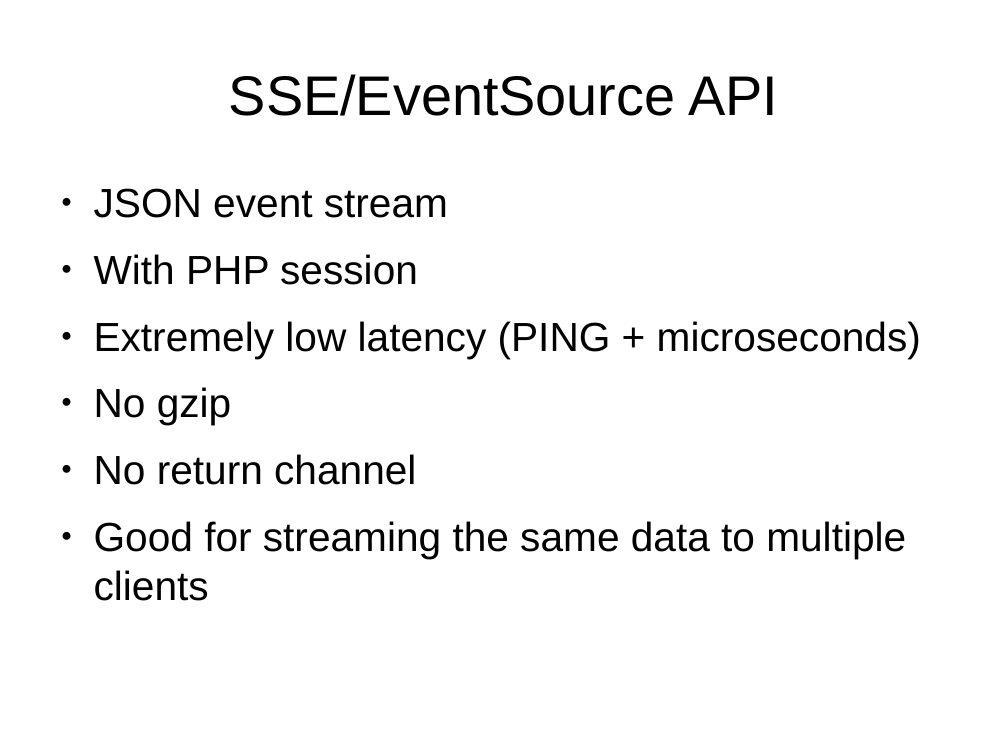
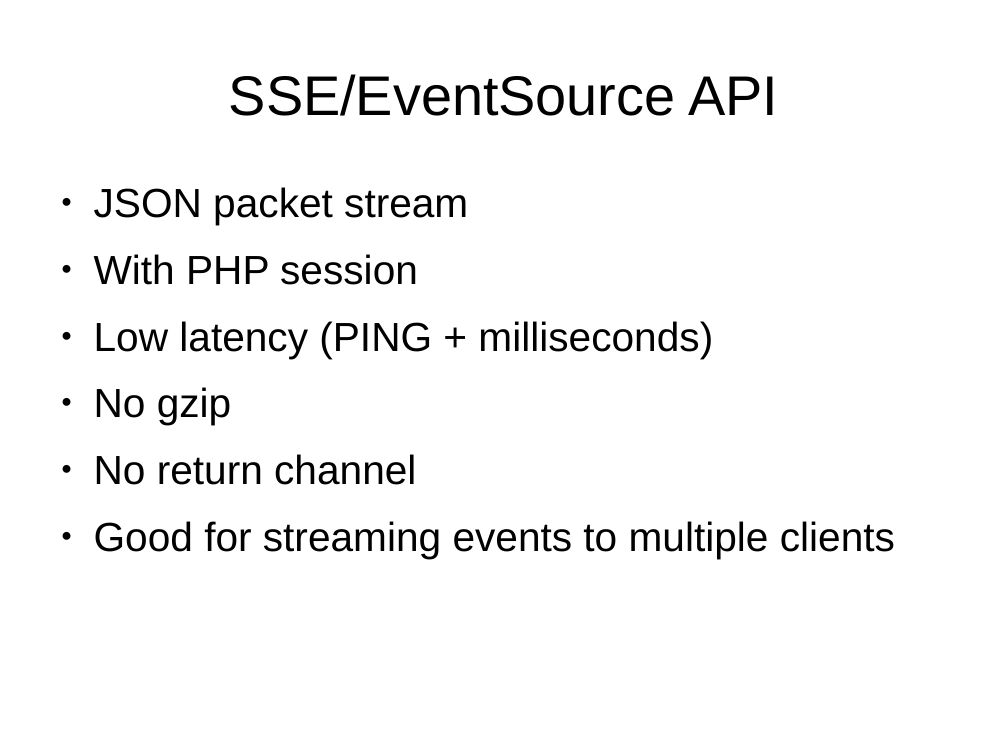
Before and after one commit to fillefrans/pi, a slide deck: slide 17 of doc/tech-presentation-sep-2013.odp (slide 16 before the commit). Drawn at 1008x756 pixels with LibreOffice and Linux fonts; fonts in the diff are those of the drawing. Boxes give left, top, right and bottom in pixels: in the first picture for what was removed or moved away, otherwise in the second. Text is boxed around its words. In the diff, an @@ line names an element or a change of style, - is before the commit and + after.

```diff
--- a/doc/tech-presentation-sep-2013.odp
+++ b/doc/tech-presentation-sep-2013.odp
@@ text at [94, 187, 468, 225]: text changed @@
-● JSON event stream
+● JSON packet stream
@@ text at [94, 321, 713, 358]: text changed @@
-● Extremely low latency (PING + microseconds)
+● Low latency (PING + milliseconds)
@@ text at [94, 521, 895, 559]: text changed @@
-● Good for streaming the same data to multiple clients
+● Good for streaming events to multiple clients
```
Also in this commit, not shown: 13 other slides changed, 2 slides added, 3 slides removed, 14 other files.
